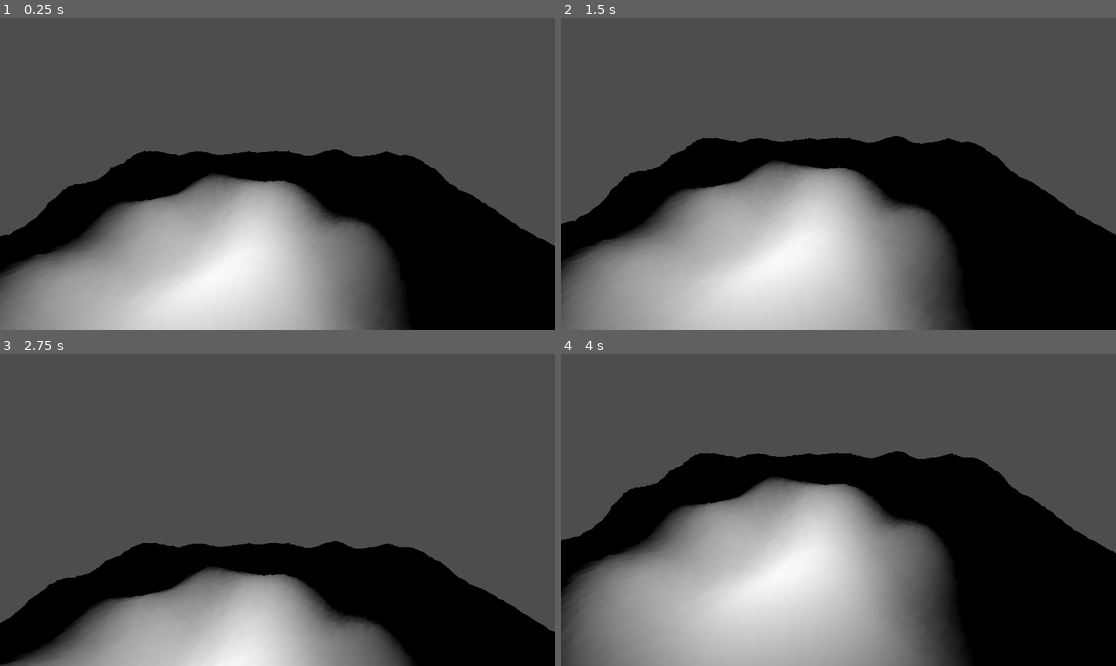
Above: before the commit, frames 1-4 (two rows, left to right).
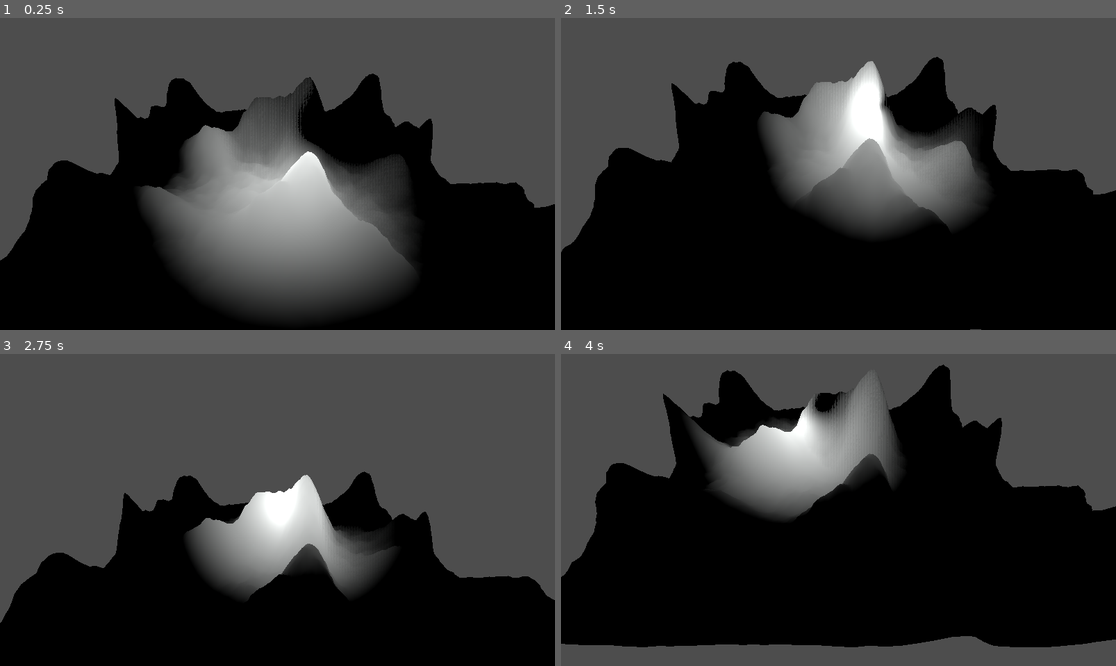
Above: after the commit, the same moments.

Repository: WickerBaskett/CS686-Homework1
Game: Godot game, scene res://scenes/mountain.tscn
Two runs of this game, one before a commit and one after it. Both use one fixed random seed, a clock stepped at 60 frames per second and the inputs below.
Inputs (mouse positions are in pixels of both pictures, inside the frame that each line leads up to):
- Up to frame 1 (0.25 s): no input
- Up to frame 2 (1.5 s): move the mouse to (960, 158) at 0.52 s; move the mouse to (727, 189) at 1.27 s
- Up to frame 3 (2.75 s): move the mouse to (333, 441) at 2.02 s
- Up to frame 4 (4 s): move the mouse to (810, 572) at 2.77 s; move the mouse to (1005, 556) at 3.52 s

The runs differ from the first frame. In frame 1, 41% of the frame differs, in the area x 0-100%, y 17-100%; in frame 2, 48%; in frame 3, 28%; in frame 4, 51%, in the area x 0-100%, y 3-100%.

Commit message:
Light rotates, normal map is kind of working, based on noise maps not calculated values right now

Diff:
--- a/scenes/mountain.tscn
+++ b/scenes/mountain.tscn
@@ -1,17 +1,18 @@
-[gd_scene load_steps=13 format=3 uid="uid://f34w2ggnrdr4"]
+[gd_scene load_steps=18 format=3 uid="uid://f34w2ggnrdr4"]
 
 [ext_resource type="Shader" path="res://shaders/terrain.gdshader" id="1_6kjtp"]
 [ext_resource type="Script" path="res://scripts/camera_controller.gd" id="2_4ec4r"]
+[ext_resource type="Script" path="res://scripts/omni_light_3d.gd" id="2_woigl"]
 
 [sub_resource type="FastNoiseLite" id="FastNoiseLite_jxaet"]
-frequency = 0.0085
+frequency = 0.0068
 fractal_octaves = 1
 
 [sub_resource type="NoiseTexture2D" id="NoiseTexture2D_f5cr8"]
 noise = SubResource("FastNoiseLite_jxaet")
 
 [sub_resource type="FastNoiseLite" id="FastNoiseLite_vcih5"]
-frequency = 0.0085
+frequency = 0.0068
 fractal_octaves = 1
 
 [sub_resource type="NoiseTexture2D" id="NoiseTexture2D_1087o"]
@@ -20,18 +21,33 @@
 
 [sub_resource type="FastNoiseLite" id="FastNoiseLite_fu0do"]
 noise_type = 3
-frequency = 0.007
+frequency = 0.0432
 
 [sub_resource type="NoiseTexture2D" id="NoiseTexture2D_oiy2s"]
 noise = SubResource("FastNoiseLite_fu0do")
 
+[sub_resource type="FastNoiseLite" id="FastNoiseLite_xbjlv"]
+noise_type = 3
+frequency = 0.0432
+
+[sub_resource type="NoiseTexture2D" id="NoiseTexture2D_3hldj"]
+noise = SubResource("FastNoiseLite_xbjlv")
+
 [sub_resource type="FastNoiseLite" id="FastNoiseLite_0le2x"]
-noise_type = 3
-frequency = 0.8003
+noise_type = 4
+frequency = 0.019
+domain_warp_type = 1
 metadata/_preview_in_3d_space_ = true
 
 [sub_resource type="NoiseTexture2D" id="NoiseTexture2D_qm0uf"]
 noise = SubResource("FastNoiseLite_0le2x")
+
+[sub_resource type="FastNoiseLite" id="FastNoiseLite_6vl5l"]
+noise_type = 4
+frequency = 0.019
+
+[sub_resource type="NoiseTexture2D" id="NoiseTexture2D_kerrn"]
+noise = SubResource("FastNoiseLite_6vl5l")
 
 [sub_resource type="ShaderMaterial" id="ShaderMaterial_4dtuo"]
 render_priority = 0
@@ -40,7 +56,9 @@
 shader_parameter/noise1 = SubResource("NoiseTexture2D_f5cr8")
 shader_parameter/noise1Normal = SubResource("NoiseTexture2D_1087o")
 shader_parameter/noise2 = SubResource("NoiseTexture2D_oiy2s")
+shader_parameter/noise2Normal = SubResource("NoiseTexture2D_3hldj")
 shader_parameter/noise3 = SubResource("NoiseTexture2D_qm0uf")
+shader_parameter/noise3Normal = SubResource("NoiseTexture2D_kerrn")
 
 [sub_resource type="PlaneMesh" id="PlaneMesh_2tsj7"]
 material = SubResource("ShaderMaterial_4dtuo")
@@ -55,9 +73,12 @@
 
 [node name="OmniLight3D" type="OmniLight3D" parent="."]
 transform = Transform3D(1, 0, 0, 0, 1, 0, 0, 0, 1, -1.52218, 2.70895, 0.380958)
-light_energy = 1.762
-light_size = 98.115
+light_color = Color(0.982158, 0.995009, 0.98866, 1)
+light_energy = 1.402
+light_size = 23.705
+omni_range = 5.984
+script = ExtResource("2_woigl")
 
 [node name="Camera3D" type="Camera3D" parent="."]
-transform = Transform3D(1, 0, 0, 0, 0.907418, 0.420228, 0, -0.420228, 0.907418, 0.130093, 5.08636, 4.20686)
+transform = Transform3D(1, 0, 0, 0, 0.810021, 0.586401, 0, -0.586401, 0.810021, 0.130093, 6.30153, 9.13931)
 script = ExtResource("2_4ec4r")
--- /dev/null
+++ b/scripts/omni_light_3d.gd
@@ -0,0 +1,13 @@
+extends OmniLight3D
+
+var wave : float = 0.0;
+
+# Called when the node enters the scene tree for the first time.
+func _ready() -> void:
+	pass # Replace with function body.
+
+
+# Called every frame. 'delta' is the elapsed time since the previous frame.
+func _process(delta: float) -> void:
+	wave += delta;
+	position = Vector3(sin(wave) * 2.0, position.y, cos(wave) * 2.0);
--- a/shaders/terrain.gdshader
+++ b/shaders/terrain.gdshader
@@ -3,25 +3,34 @@
 uniform sampler2D noise1;
 uniform sampler2D noise1Normal;
 uniform sampler2D noise2;
+uniform sampler2D noise2Normal;
 uniform sampler2D noise3;
+uniform sampler2D noise3Normal;
 
 uniform float scale = 1.0;
 
 varying vec2 tex_position;
 
+// Calculates the height of a given position based on 3 layers of fractal noise
+float get_height(vec2 pos) {
+	float layer1 = pow(texture(noise1, pos).r,4) * (scale * 4.0);
+	float layer2 = texture(noise2, pos).r * (scale / 2.0);
+	float layer3 = texture(noise3, pos).r * (scale / 4.0);
+
+	return layer1 + layer2 + layer3;
+}
+
 void vertex() {
-	float layer1 = texture(noise1, UV).r * scale;
-	float layer2 = texture(noise2, UV).r * (scale / 2.0);
-	float layer3 = texture(noise3, UV).r * (scale / 4.0);
 
-	float height = layer1 + layer2 + layer3;
+
+	float height = get_height(UV);
 	VERTEX.y = height;
 
 	// Figure out using the cross product to calculate the normal map, this should work I think
 }
 
 void fragment() {
-	NORMAL_MAP = texture(noise1Normal, tex_position).xyz;
+	NORMAL_MAP = (texture(noise1Normal, tex_position).xyz * scale * 4.0) + (texture(noise2Normal, tex_position).xyz * scale / 2.0) + (texture(noise2Normal, tex_position).xyz * scale / 4.0);
 }
 
 //void light() {
